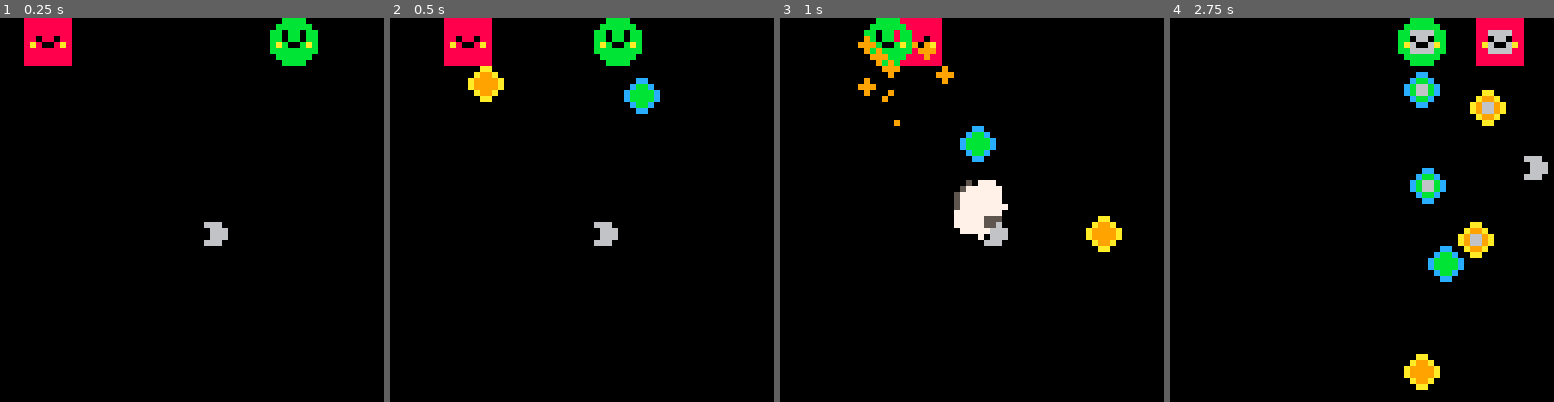
Above: before the commit, frames 1-4 (left to right).
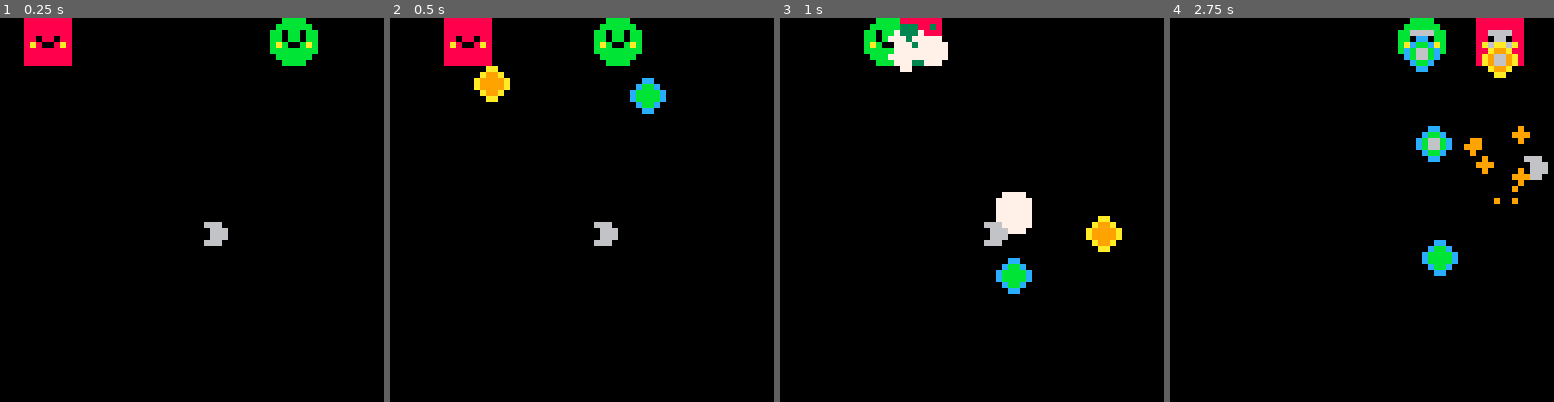
Above: after the commit, the same moments.

Repository: matheusmortatti/LOWREZJAM2020
Game: PICO-8 cartridge template.p8
Two runs of this game, one before a commit and one after it. Both use one fixed random seed, a clock stepped at 60 frames per second and the inputs below.
Inputs:
- Up to frame 1 (0.25 s): no input
- Up to frame 2 (0.5 s): tap X (X key) at 0.33 s
- Up to frame 3 (1 s): tap O (Z key) at 0.7 s
- Up to frame 4 (2.75 s): tap X (X key) at 1.07, 1.85 s; hold Right 1.6-2.1 s; tap O (Z key) at 1.7, 2.1, 2.5 s; hold Up 2.15-2.42 s; hold Right from 2.47 s (still down)

Frame 1 is identical in both runs. In frame 2, 1.0% of the frame differs, in the area x 20-72%, y 12-25%; in frame 3, 5.5%; in frame 4, 5.6%, in the area x 60-94%, y 4-97%.

Commit message:
Add randomness for NPC shooting

Diff:
--- a/template.p8
+++ b/template.p8
@@ -886,6 +886,7 @@
 npc=changeable:extend({
 		speed=1,
 				reloadtime=10,
+				reloadthresh=10,
 
     hitbox=box(0,0,8,8),
     sprite=4,
@@ -919,14 +920,18 @@
 function npc:walking()
 		if self.t-self.lastshot > self.reloadtime then
 			self:shoot()
-			self.lastshot = self.t -- kinda migue maybe
+			self.lastshot = self.t
+			 + rnd(self.reloadthresh)
+			 --note: with or without random?
 		end
 end
 
 function npc:shoot()
 		direction = (self.player.pos
-															-self.pos)
+															-self.pos
+															+v(rnd(10), rnd(10)))
 															:norm()
+
 
 		blt = self:getbullet()
 
